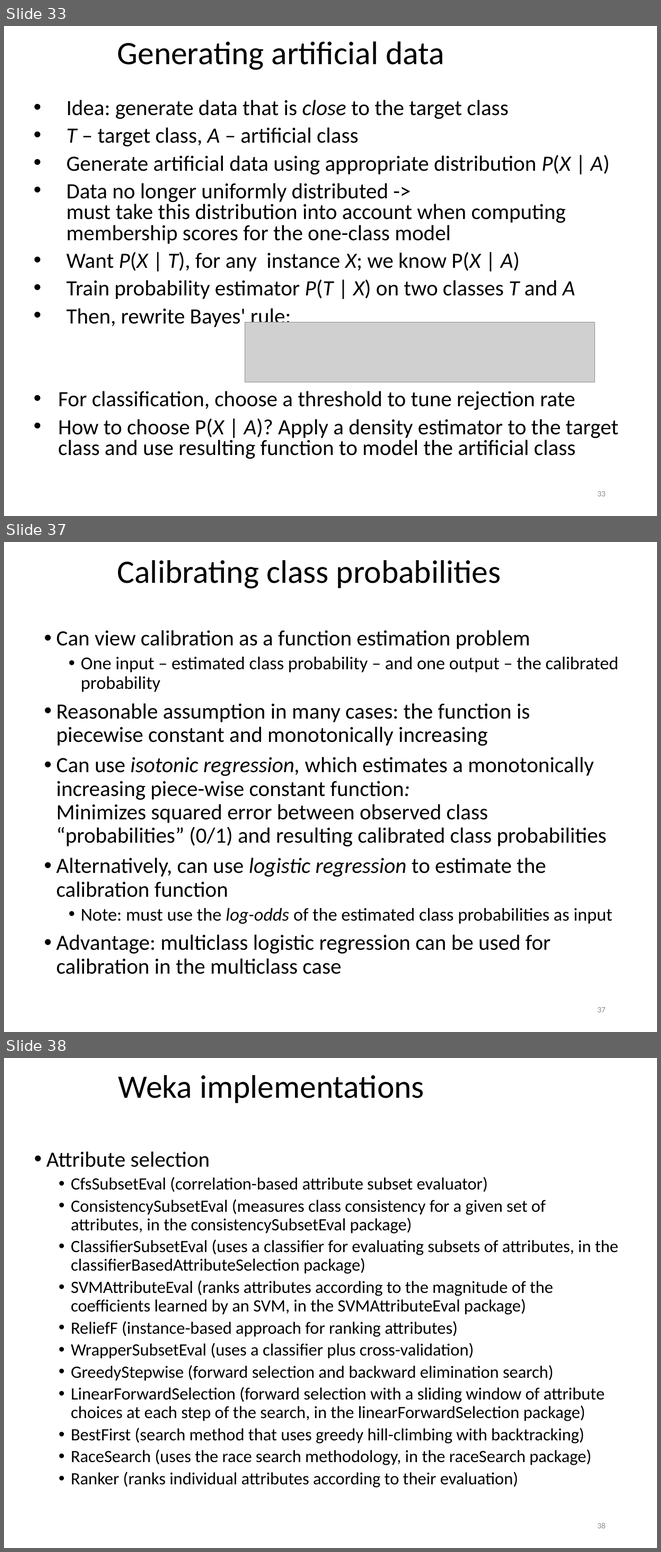
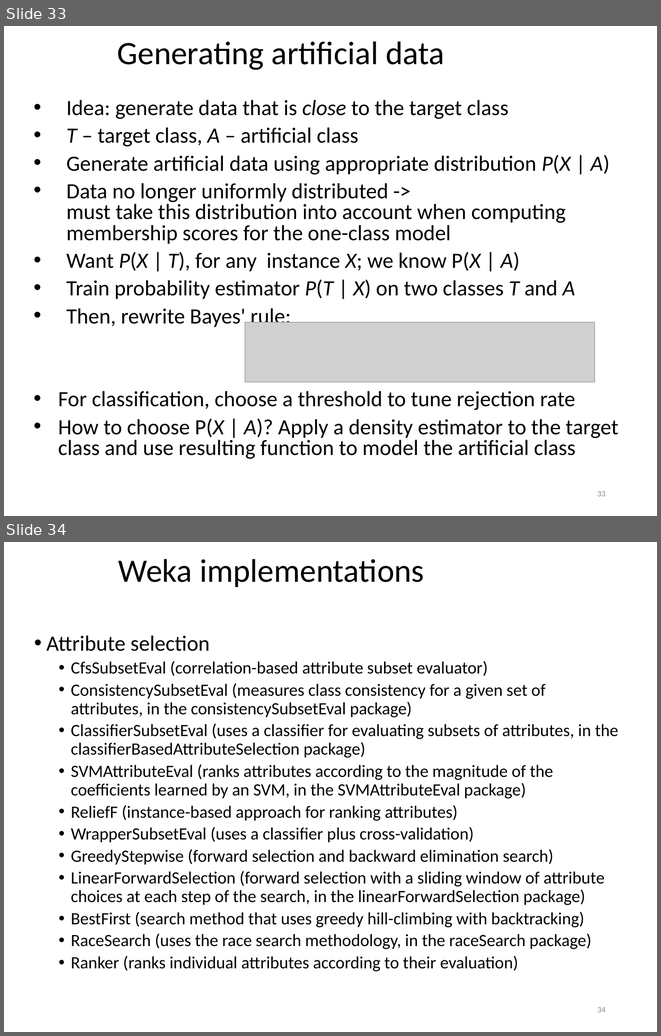
Before and after one commit to khaledmrasheed/khaledmrasheed.github.io, a slide deck: DMcourse/Chapter8.pptx. Shown one above the other, each under a label of ours: slides 33, 37 and 38 before the commit, slides 33 and 34 after it; the slides between them are not shown. The pictures are 661x1552 and 661x1036 pixels, drawn with LibreOffice and Linux fonts; fonts in the diff are those of the drawing; grey boxes stand for pictures. Boxes give left, top, right and bottom in pixels: in the first picture for what was removed or moved away, otherwise in the second. Text is boxed around its words. In the diff, an @@ line names an element or a change of style, - is before the commit and + after.

```diff
--- a/DMcourse/Chapter8.pptx
+++ b/DMcourse/Chapter8.pptx
@@ slide 37 removed at (x1=4, y1=542, x2=657, y2=1032), background #FFFFFF @@
@@ title removed at (x1=117, y1=560, x2=501, y2=589) @@
-Calibrating class probabilities
@@ text removed at (x1=56, y1=630, x2=619, y2=974) @@
-• Can view calibration as a function estimation problem
-  • One input – estimated class probability – and one output – the calibrated probability
-• Reasonable assumption in many cases: the function is piecewise constant and monotonically increasing
-• Can use isotonic regression, which estimates a monotonically increasing piece-wise constant function:
-  Minimizes squared error between observed class “probabilities” (0/1) and resulting calibrated class probabilities
-• Alternatively, can use logistic regression to estimate the calibration function
-  • Note: must use the log-odds of the estimated class probabilities as input
-• Advantage: multiclass logistic regression can be used for calibration in the multiclass case
@@ page number removed at (x1=597, y1=1007, x2=606, y2=1012) @@
-37
@@ what was slide 38 is now slide 34 @@
@@ page number at (x1=597, y1=1007, x2=606, y2=1012): text changed @@
-38
+34
```
Also in this commit, not shown: 1 slide changed, 3 other slides removed.
